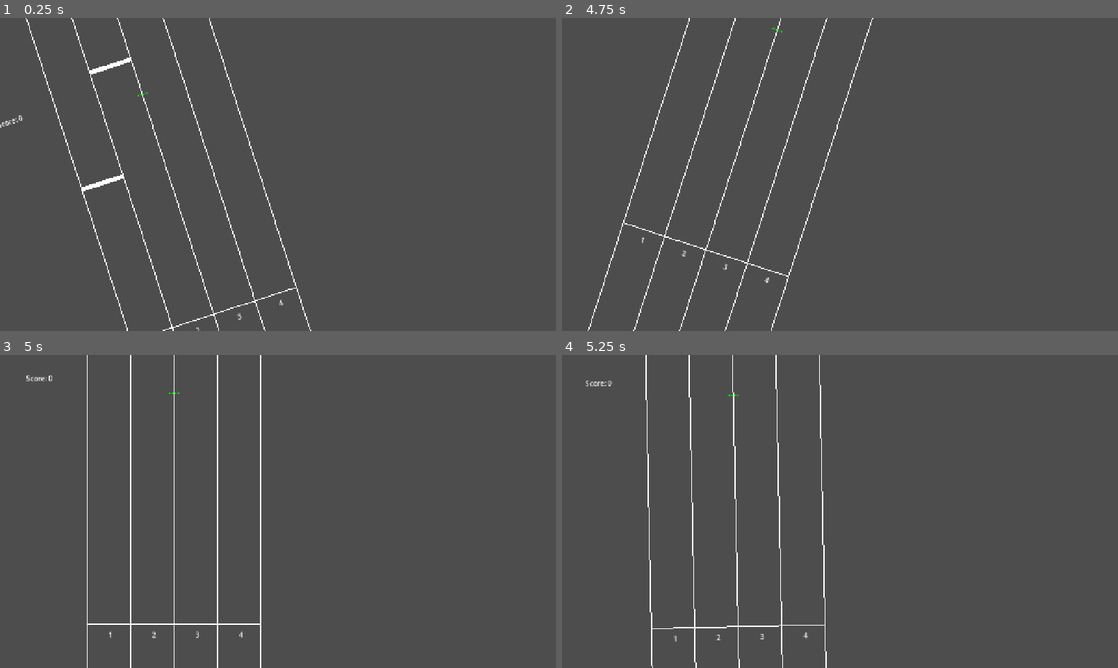
Above: before the commit, frames 1-4 (two rows, left to right).
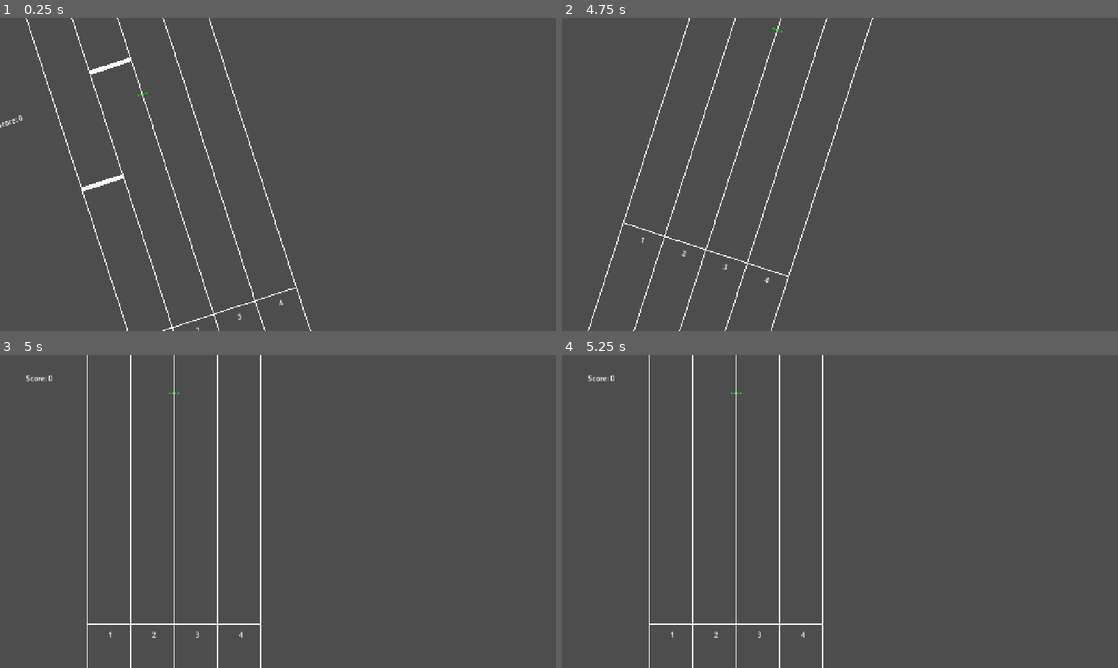
Above: after the commit, the same moments.

Repository: HelloIsReal/Crank-It-Up
Game: Godot game, scene res://main.tscn
Same seed, same stepped clock (60 frames per second), same inputs: the game is played once before the commit and once after it. Sound files missing from this copy of the repository are replaced by a short silence.
Inputs (mouse positions are in pixels of both pictures, inside the frame that each line leads up to):
- Up to frame 1 (0.25 s): no input
- Up to frame 2 (4.75 s): tap Enter at 0.5 s; move the mouse to (962, 158) at 0.52 s; hold Right 0.53-1.28 s; hold D (1) 0.53-1.28 s; click (962, 158) at 0.67 s; move the mouse to (728, 190) at 1.27 s; hold Down 1.28-2.03 s; tap D (1) at 1.35, 2.3, 3.05, 3.8, 4.55 s; move the mouse to (895, 105) at 2.02 s; hold Right 2.03-2.78 s; hold F (2) 2.03-2.78 s; move the mouse to (812, 237) at 2.77 s; hold Up 2.78-3.53 s; tap J (3) at 2.85 s; click (812, 237) at 2.92 s; move the mouse to (1006, 221) at 3.52 s; hold K (4) 3.53-4.28 s; hold Left from 3.53 s (still down); move the mouse to (673, 127) at 4.27 s; tap Alt at 4.35 s
- Up to frame 3 (5 s): keep holding Left
- Up to frame 4 (5.25 s): move the mouse to (867, 511) at 5.02 s; release Left at 5.03 s; hold Down from 5.03 s (still down); hold D (1) from 5.03 s (still down); tap Shift at 5.1 s; click (867, 511) at 5.17 s

Frames 1-3 are identical in both runs. In frame 4, 2.1% of the frame differs, in the area x 4-48%, y 0-100%.

Commit message:
reset camera position when full spin
fixes the slight rotation tilt after a spin.

Diff:
--- a/crank-it-up/camera_engine.gd
+++ b/crank-it-up/camera_engine.gd
@@ -13,12 +13,15 @@
 func camTween(type,length):
 	if(type==1): #camera spin
 		var timeTaken=0 # stopwatch that goes up till it reaches length
+		var currentCameraRotation = camera.rotation
 		#var spinLength = 360/length
 		#print(spinLength)
-		while(timeTaken<length):
-			var deltaTime = get_physics_process_delta_time()
+		while(timeTaken<length): # repeats until time taken is same as length
+			var deltaTime = get_physics_process_delta_time() # delta time for timeTaken and length
 			timeTaken+=deltaTime
 			camera.rotate(deg_to_rad(360.0/length) * deltaTime)
+			#rotates by a full rotation divided by length. So it rotates slow enough for the length
 
 			await get_tree().process_frame
 			print("spin!")
+		camera.rotation = currentCameraRotation
